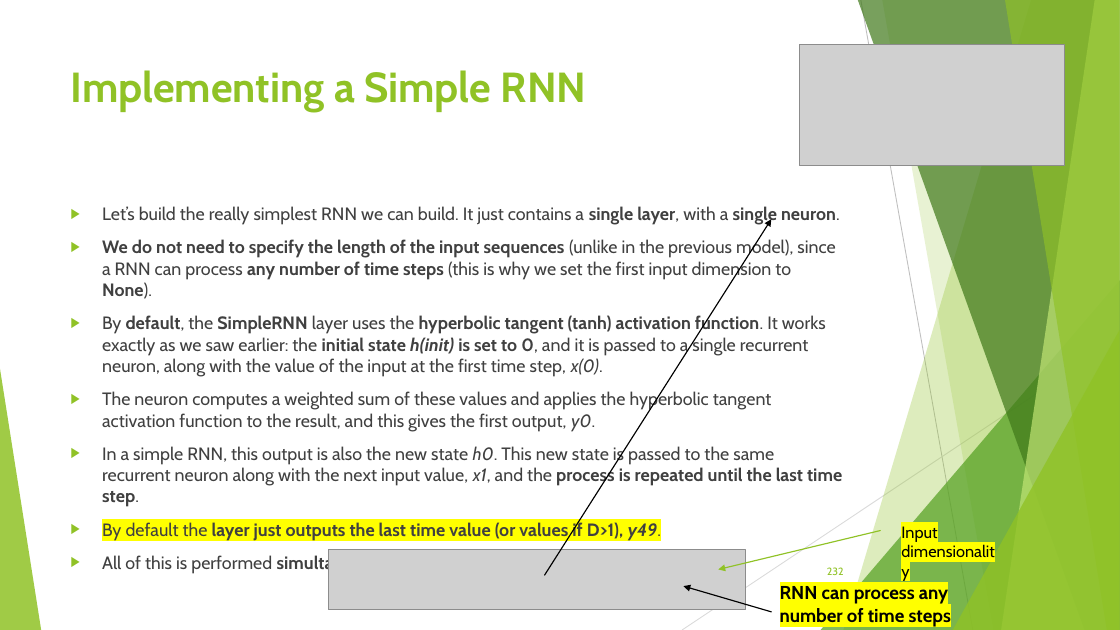
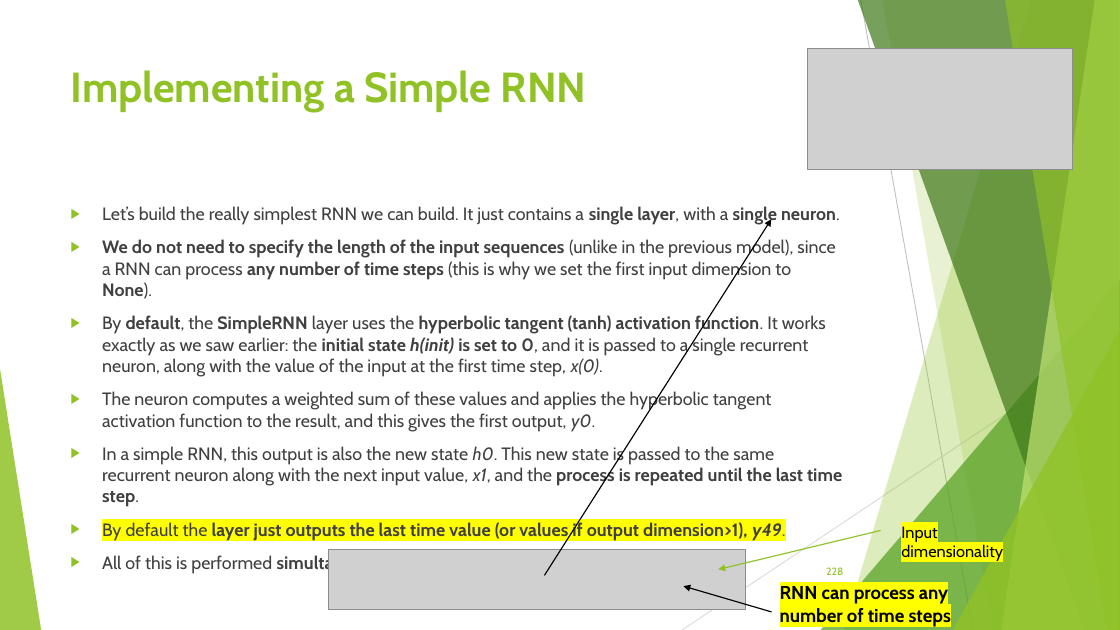
Before and after one commit to FranzGH/timeseries, a slide deck: slide 228 of Slides/04 Recurrent NNs.pptx (slide 232 before the commit). Drawn at 1120x630 pixels with LibreOffice and Linux fonts; fonts in the diff are those of the drawing; grey boxes stand for pictures. Boxes give left, top, right and bottom in pixels: in the first picture for what was removed or moved away, otherwise in the second. Text is boxed around its words. In the diff, an @@ line names an element or a change of style, - is before the commit and + after.

```diff
--- a/Slides/04 Recurrent NNs.pptx
+++ b/Slides/04 Recurrent NNs.pptx
@@ picture moved from (x1=800, y1=45, x2=1065, y2=166) to (x1=807, y1=49, x2=1073, y2=170) @@
@@ text at (x1=102, y1=521, x2=785, y2=541): text changed @@
-▶ By default the layer just outputs the last time value (or values if D>1), y49.
+▶ By default the layer just outputs the last time value (or values if output dimension>1), y49.
@@ text "Input dimensionality" rewrapped from (x1=901, y1=526, x2=937, y2=542) to (x1=901, y1=526, x2=1003, y2=561) @@
@@ page number at (x1=826, y1=567, x2=843, y2=575): text changed @@
-232
+228
```
Also in this commit, not shown: 20 other slides changed, 4 slides removed, 4 other files.
